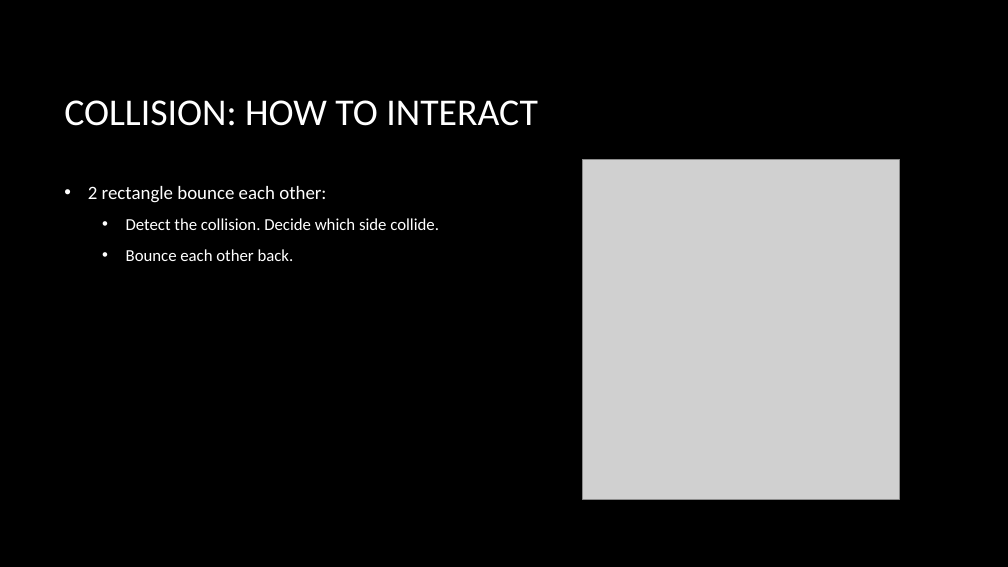
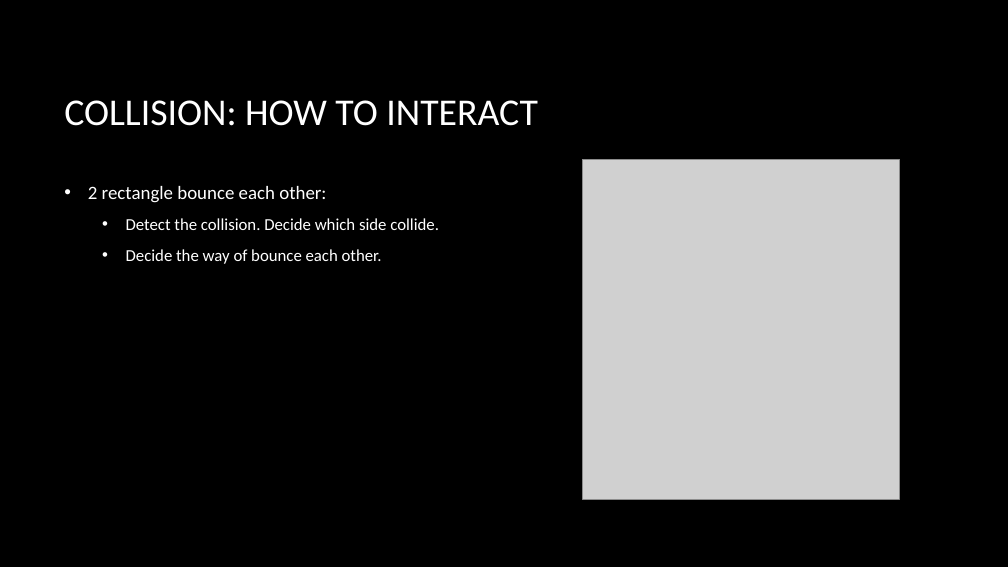
Before and after one commit to bon-netizen/Python-Class-Beginner, a slide deck: slide 7 of Py B - unit 6.pptx (slide 11 before the commit). Drawn at 1008x567 pixels with LibreOffice and Linux fonts; fonts in the diff are those of the drawing; grey boxes stand for pictures; background and template pictures are left out. Boxes give left, top, right and bottom in pixels: in the first picture for what was removed or moved away, otherwise in the second. Text is boxed around its words. In the diff, an @@ line names an element or a change of style, - is before the commit and + after.

Commit message:
add license. update generator, pygame collision, more practice

```diff
--- a/Py B - unit 6.pptx
+++ b/Py B - unit 6.pptx
@@ text at (x1=126, y1=249, x2=382, y2=264): text changed @@
-  • Bounce each other back.
+  • Decide the way of bounce each other.
```
Also in this commit, not shown: 4 other slides changed, 3 slides added, 1 slide removed, 11 other files.
